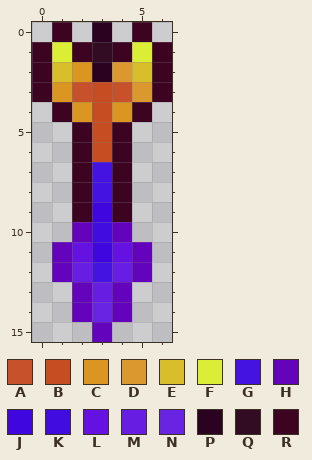
Two versions of one pixel-art sprite, Projectiles/CorruptedArrow.png. The first picture shows the starting point.
The file is 14x32 pixels, drawn in blocks of 2x2; one block is one cell here. Colours within 5 levels of each other are drawn and written as one.
Palette (. is transparent): A #c6512b  B #c64c21  C #da9621  D #da982f  E #d9be2b  F #dbee35  G #4413e1  H #6303bc  J #3f06e0  K #410ce0  L #6511e1  M #681de2  N #6923e3  P #2c0221  Q #320c22  R #3d0421
Pixels before, first column x 0:
 0 .R.P.R.
 1 RFRQRFR
 2 RECPDER
 3 RCABADR
 4 .RCBCR.
 5 ..RBR..
 6 ..RBR..
 7 ..RGR..
 8 ..RGR..
 9 ..RJR..
10 ..HKH..
11 .HLJLH.
12 .HMGMH.
13 ..HMH..
14 ..HNH..
15 ...H...
Once edited:
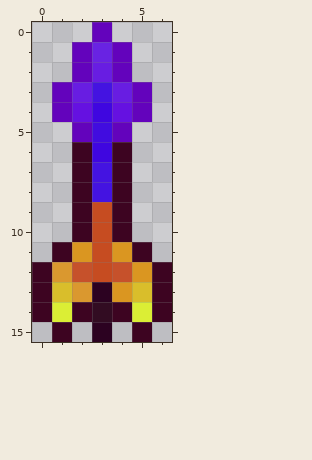
Diff:
Changed rows in their new state; - is an unchanged pixel.
first column x 0:
 0 -.-H-.-
 1 ..HNH..
 2 ..HMH..
 3 .HMGMH.
 4 -HLJLH-
 5 --HKH--
 6 ---J---
 9 ---B---
10 --RBR--
11 -RCBCR-
12 RDABACR
13 REDPCER
14 RFRQRFR
15 -R-P-R-
